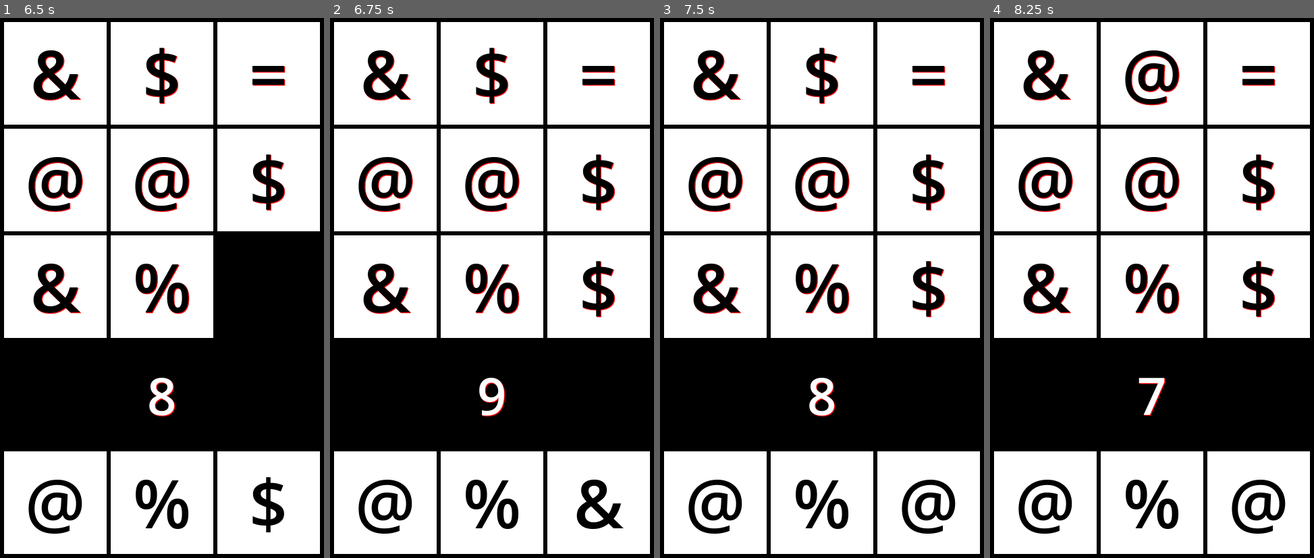
Above: before the commit, frames 1-4 (left to right).
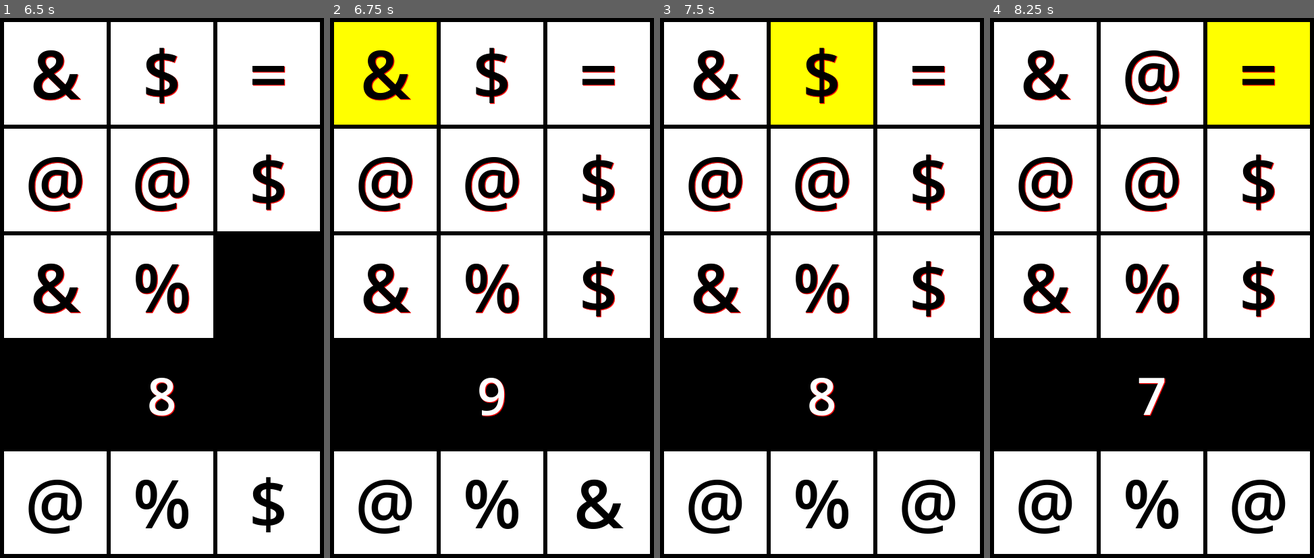
Above: after the commit, the same moments.

Repository: xsat/godot-tails
Game: Godot game, scene res://Scenes/main.tscn
Same seed, same stepped clock (60 frames per second), same inputs: the game is played once before the commit and once after it.
Inputs:
- Up to frame 1 (6.5 s): click "&" at 0.5 s; click "$" at 1.25 s; click "=" at 2 s; click "@" at 2.75 s; click "@" at 3.5 s; click "$" at 4.25 s; click "&" at 5 s; click "%" at 5.75 s
- Up to frame 2 (6.75 s): click "$" at 6.5 s
- Up to frame 3 (7.5 s): click "&" at 7.25 s
- Up to frame 4 (8.25 s): click "@" at 8 s

Frame 1 is identical in both runs. In frame 2, 5.4% of the frame differs, in the area x 1-33%, y 0-20%; in frame 3, 5.6%; in frame 4, 5.8%, in the area x 67-99%, y 0-20%.

Commit message:
Fix highlighting active tail

Diff:
--- a/Scenes/main.gd
+++ b/Scenes/main.gd
@@ -43,6 +43,8 @@
 		next_tail_position = 0
 	else:
 		next_tail_position += 1
+
+	_highlight_active_tail()
 
 	tail_variant.text = _generate_random_symbol()
 
@@ -125,3 +127,11 @@
 		index += 1
 
 	next_tail_position = index
+
+	_highlight_active_tail()
+
+func _highlight_active_tail() -> void:
+	for tail in tails:
+		tail.color = Color(255, 255, 255)
+
+	tails[next_tail_position].color = Color(255, 255, 0)
